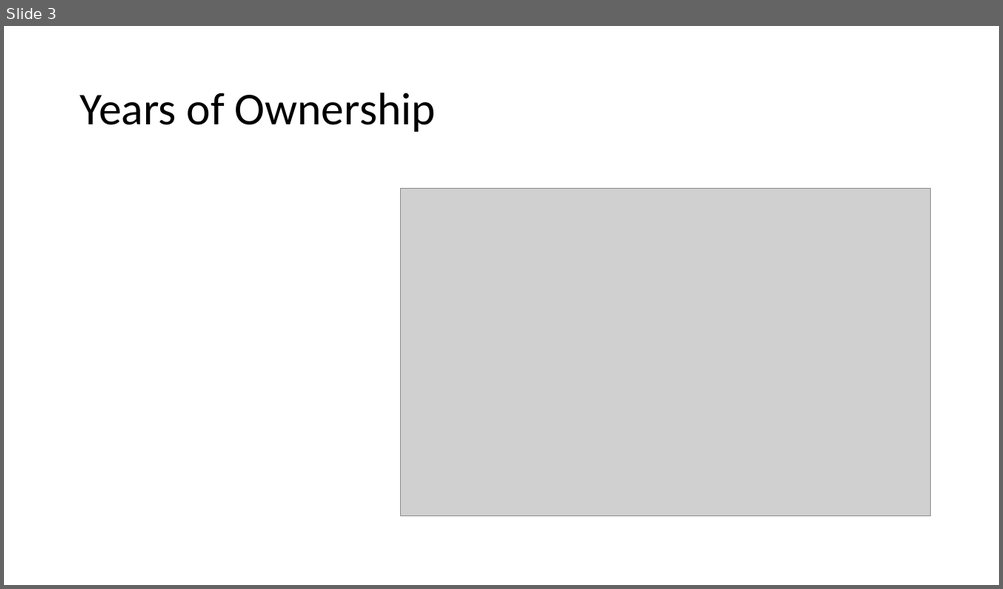
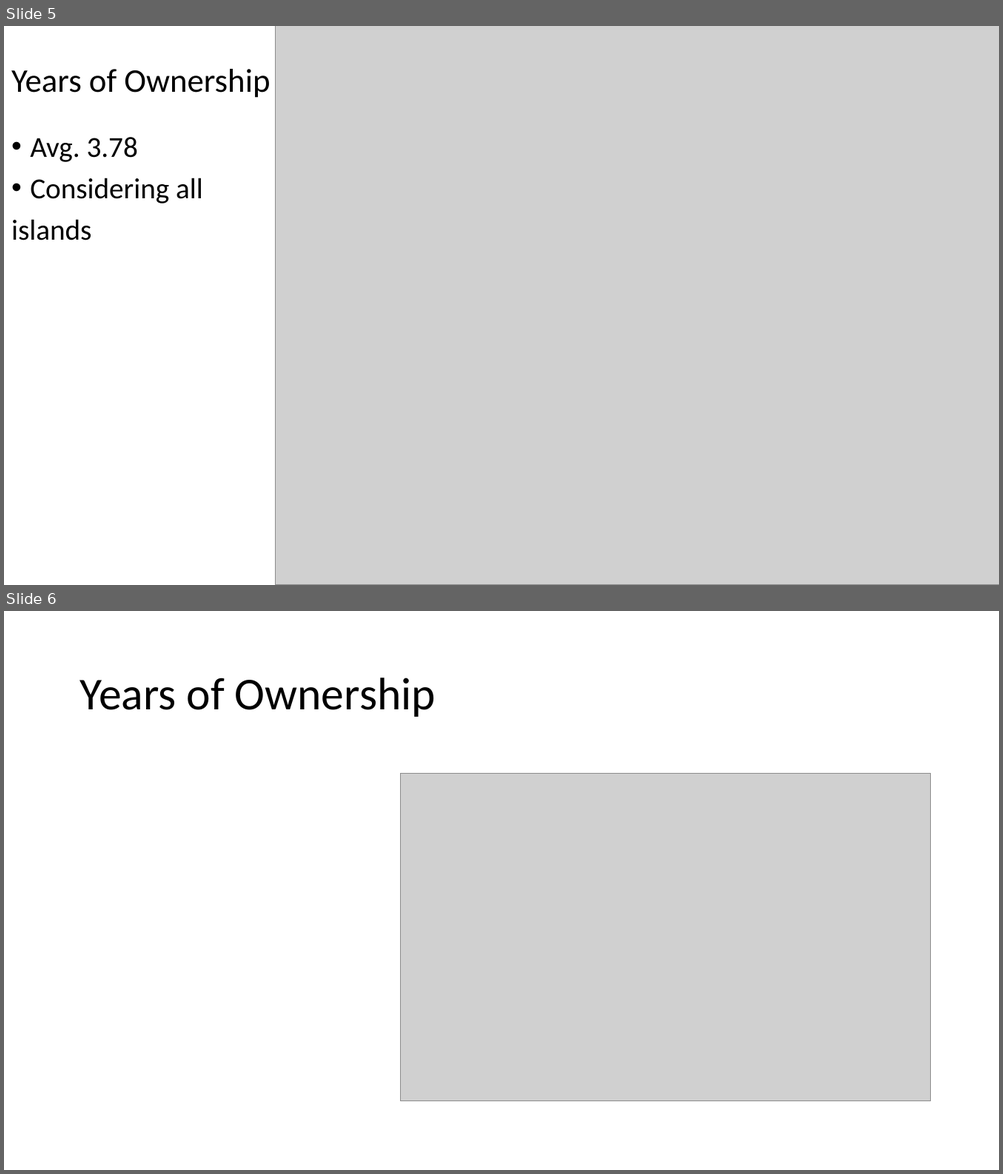
Before and after one commit to jaminiowa/Group-1-Project, a slide deck: Group 1 - AirBnB Presentation.pptx. Shown one above the other, each under a label of ours: slide 3 before the commit, slides 5 and 6 after it. The pictures are 1003x589 and 1003x1174 pixels, drawn with LibreOffice and Linux fonts; fonts in the diff are those of the drawing; grey boxes stand for pictures. Boxes give left, top, right and bottom in pixels: in the first picture for what was removed or moved away, otherwise in the second. Text is boxed around its words. In the diff, an @@ line names an element or a change of style, - is before the commit and + after.

```diff
--- a/Group 1 - AirBnB Presentation.pptx
+++ b/Group 1 - AirBnB Presentation.pptx
@@ slide 5 added at (4,26,999,585), background #FFFFFF @@
@@ picture added at (276,26,999,585) @@
@@ title added at (11,69,270,98), 32 pt, text #000000 @@
+Years of Ownership
@@ text added at (11,137,203,241), 28 pt, text #000000 @@
+• Avg. 3.78
+• Considering all
+islands
@@ what was slide 3 is now slide 6 @@
```
Also in this commit, not shown: 1 slide changed, 5 other slides added, 1 slide removed.
